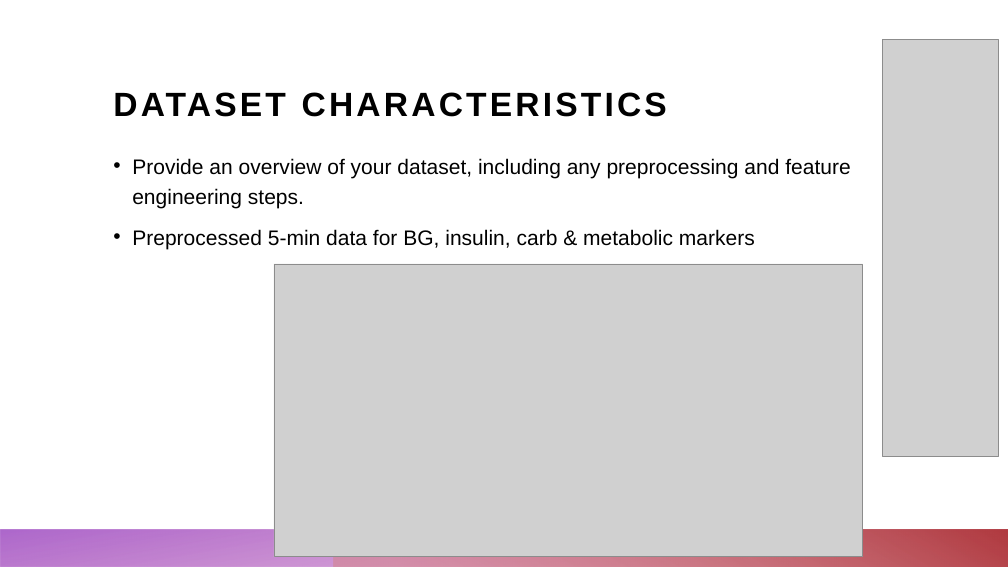
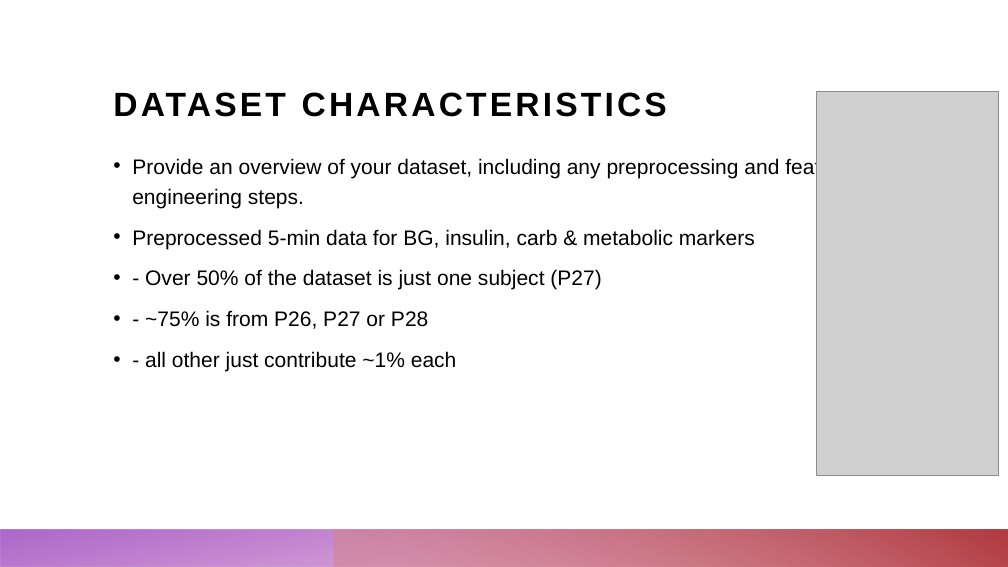
Before and after one commit to ChristopherKunze-Git/AdvancedTimeSeriesCourse-Engineering-Data, a slide deck: slide 7 of 4_Presentation/Blood_glucose_prediction.pptx (slide 6 before the commit). Drawn at 1008x567 pixels with LibreOffice and Linux fonts; fonts in the diff are those of the drawing; grey boxes stand for pictures. Boxes give left, top, right and bottom in pixels: in the first picture for what was removed or moved away, otherwise in the second. Text is boxed around its words. In the diff, an @@ line names an element or a change of style, - is before the commit and + after.

```diff
--- a/4_Presentation/Blood_glucose_prediction.pptx
+++ b/4_Presentation/Blood_glucose_prediction.pptx
@@ picture: place and size @@
-picture at [882,39,999,456]
+picture at [817,91,999,476]
@@ text at [145,269,601,371]: paragraphs added @@
+• - Over 50% of the dataset is just one subject (P27)
+• - ~75% is from P26, P27 or P28
+• - all other just contribute ~1% each
@@ picture removed at [274,264,863,557] @@
```
Also in this commit, not shown: 6 other slides changed, 3 slides added, 1 slide removed, 5 other files.
